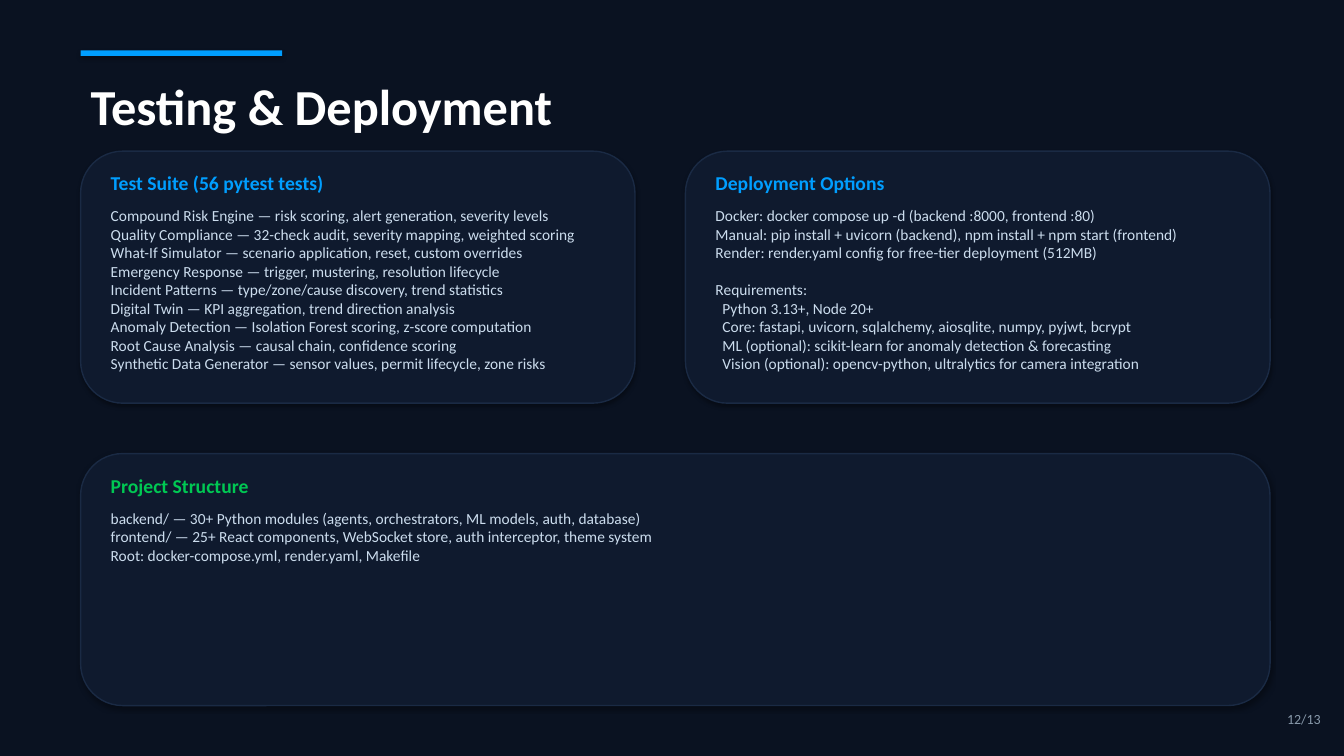
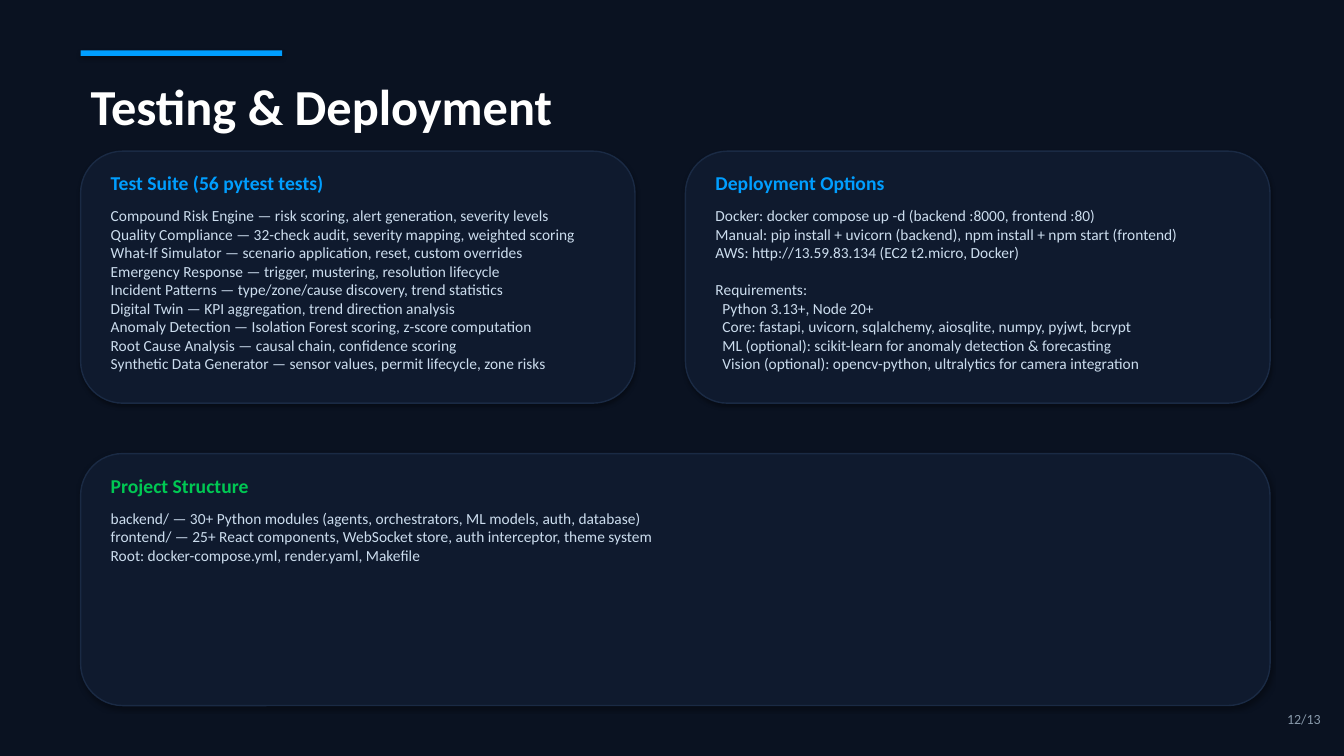
Before and after one commit to shivv23/zeroharm-ai, a slide deck: slide 12 of ZeroHarm_AI_Presentation.pptx. Drawn at 1344x756 pixels with LibreOffice and Linux fonts; fonts in the diff are those of the drawing. Boxes give left, top, right and bottom in pixels: in the first picture for what was removed or moved away, otherwise in the second. Text is boxed around its words. In the diff, an @@ line names an element or a change of style, - is before the commit and + after.

Commit message:
docs: remove remaining Render references from PPTX and constants.py

```diff
--- a/ZeroHarm_AI_Presentation.pptx
+++ b/ZeroHarm_AI_Presentation.pptx
@@ text at bbox=[715, 210, 1177, 372]: text changed @@
-Docker: docker compose up -d (backend :8000, frontend :80)
-Manual: pip install + uvicorn (backend), npm install + npm start (frontend)
-Render: render.yaml config for free-tier deployment (512MB)
-Requirements:
-Python 3.13+, Node 20+
-Core: fastapi, uvicorn, sqlalchemy, aiosqlite, numpy, pyjwt, bcrypt
-ML (optional): scikit-learn for anomaly detection & forecasting
-Vision (optional): opencv-python, ultralytics for camera integration
+Docker: docker compose up -d (backend :8000, frontend :80)
+Manual: pip install + uvicorn (backend), npm install + npm start (frontend)
+AWS: http://13.59.83.134 (EC2 t2.micro, Docker)
+Requirements:
+Python 3.13+, Node 20+
+Core: fastapi, uvicorn, sqlalchemy, aiosqlite, numpy, pyjwt, bcrypt
+ML (optional): scikit-learn for anomaly detection & forecasting
+Vision (optional): opencv-python, ultralytics for camera integration
```
Also in this commit, not shown: 1 other file.
